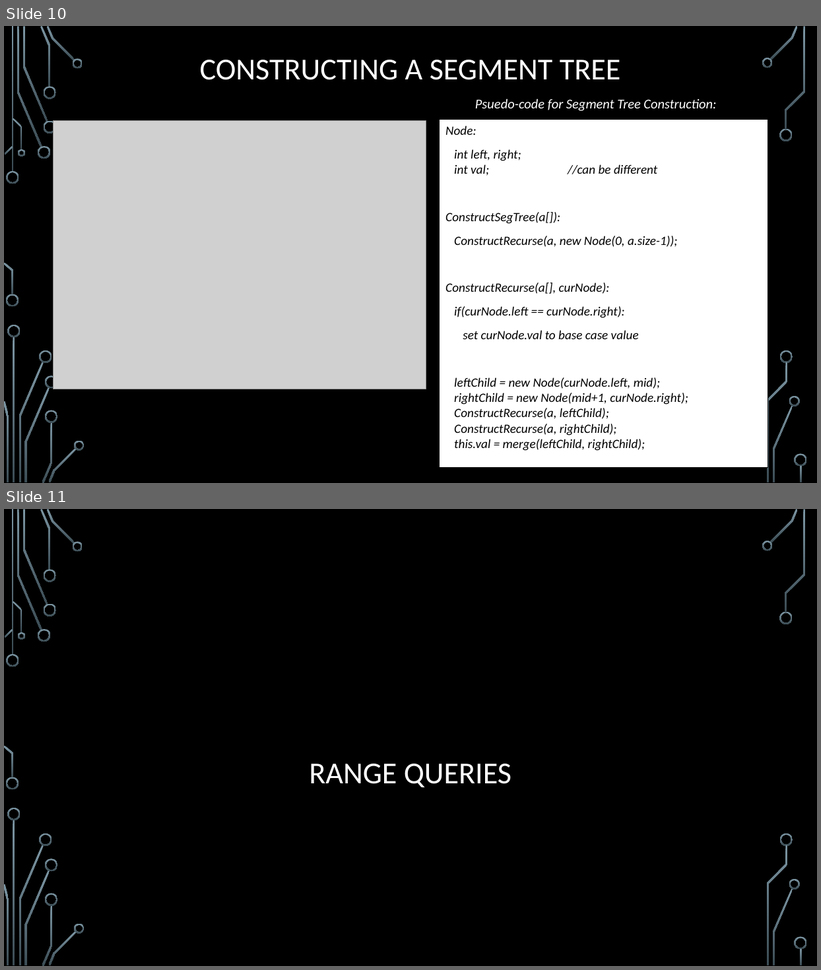
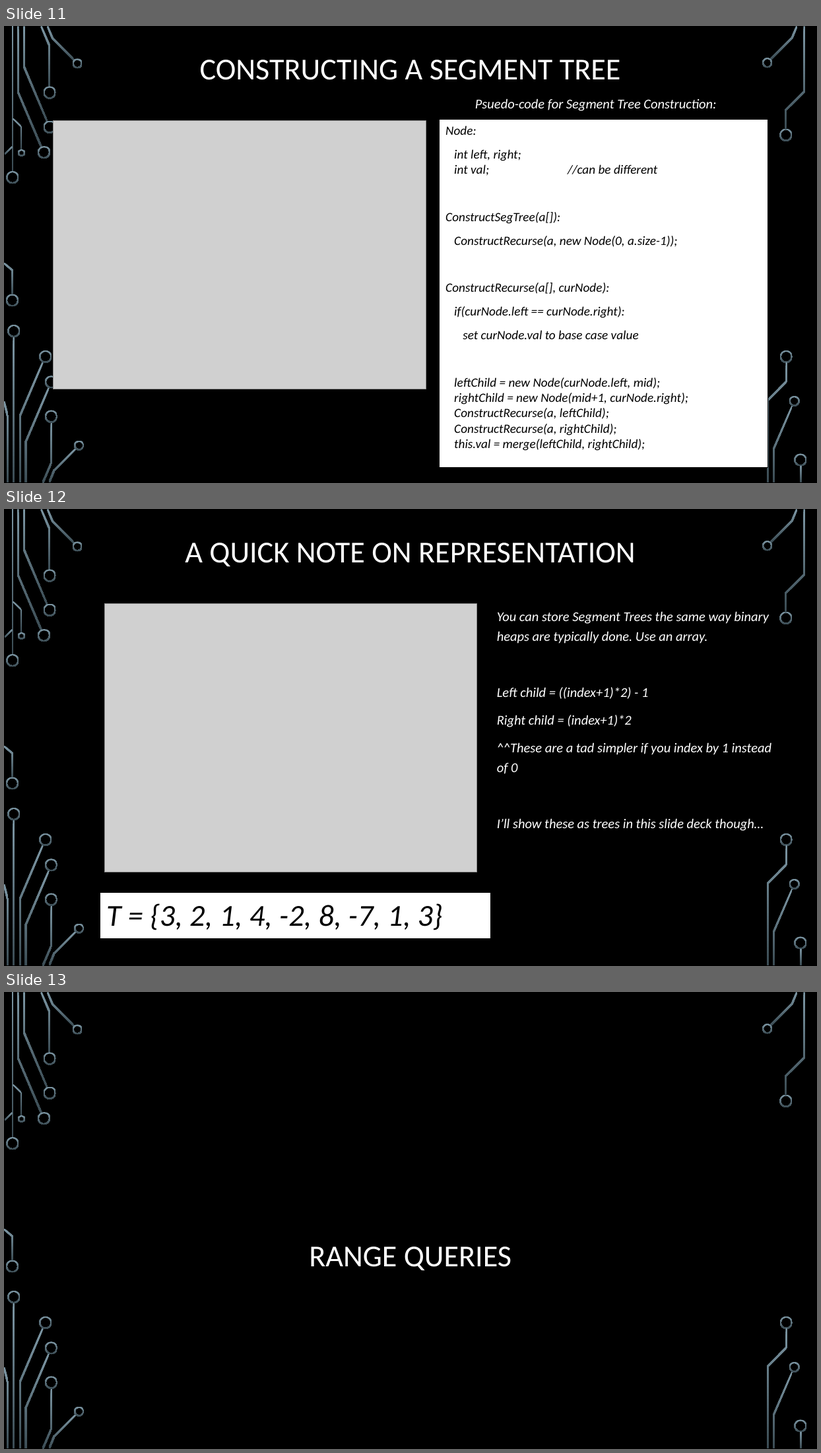
Before and after one commit to janiceeguo/advAlgo, a slide deck: slides/Trees-SegmentTrees.pptx. Shown one above the other, each under a label of ours: slides 10 and 11 before the commit, slides 11, 12 and 13 after it. The pictures are 821x970 and 821x1453 pixels, drawn with LibreOffice and Linux fonts; fonts in the diff are those of the drawing; grey boxes stand for pictures; background and template pictures are left out. Boxes give left, top, right and bottom in pixels: in the first picture for what was removed or moved away, otherwise in the second. Text is boxed around its words. In the diff, an @@ line names an element or a change of style, - is before the commit and + after.

```diff
--- a/slides/Trees-SegmentTrees.pptx
+++ b/slides/Trees-SegmentTrees.pptx
@@ slide 12 added at (x1=4, y1=509, x2=817, y2=966), background picture (left out); not listed: 36 template elements that a slide beside it also shows @@
@@ title added at (x1=185, y1=543, x2=636, y2=566), 36 pt, text #FFFFFF @@
+A QUICK NOTE ON REPRESENTATION
@@ picture added at (x1=104, y1=603, x2=477, y2=873) @@
@@ text added at (x1=497, y1=611, x2=772, y2=831), 16 pt, text #FFFFFF, italic @@
+You can store Segment Trees the same way binary heaps are typically done. Use an array.
+Left child = ((index+1)*2) - 1
+Right child = (index+1)*2
+^^These are a tad simpler if you index by 1 instead of 0
+I’ll show these as trees in this slide deck though…
@@ rectangle added at (x1=100, y1=892, x2=491, y2=939), fill #FFFFFF, outline #000000 0.75 pt, 36 pt, text #000000, italic @@
+T = {3, 2, 1, 4, -2, 8, -7, 1, 3}
@@ what was slide 10 is now slide 11 @@
@@ what was slide 11 is now slide 13 @@
```
Also in this commit, not shown: 3 slides changed, 6 other slides added, 2 slides removed, 4 other files.
